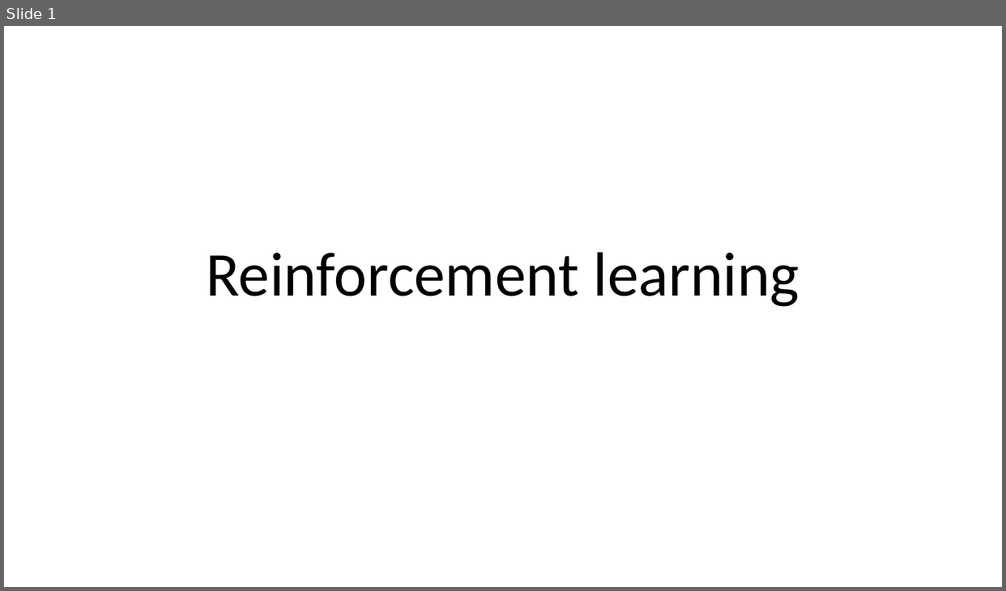
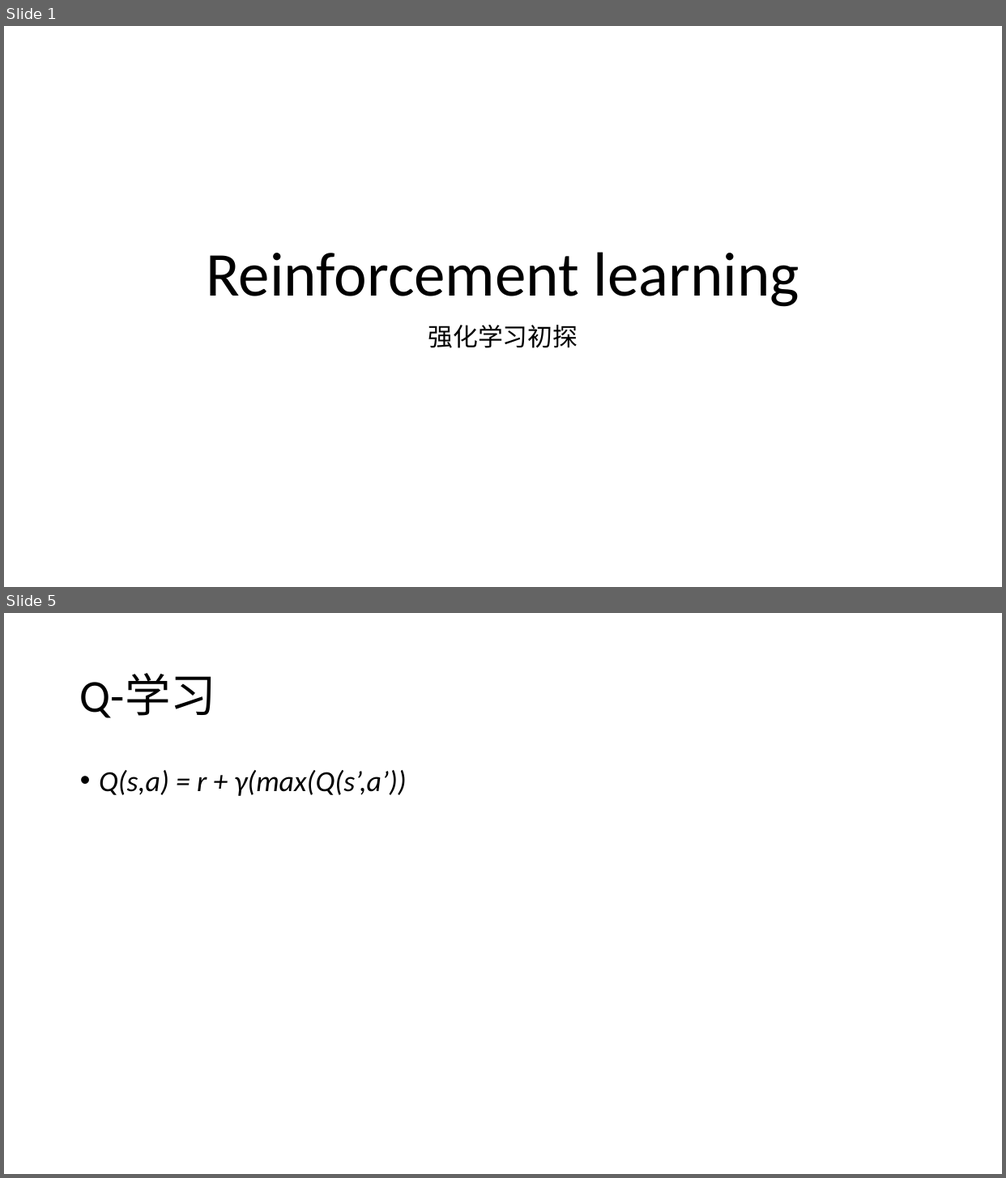
Before and after one commit to foamliu/Learning-DL, a slide deck: rl/RL.pptx. Shown one above the other, each under a label of ours: slide 1 before the commit, slides 1 and 5 after it; the slides between them are not shown. The pictures are 1006x591 and 1006x1178 pixels, drawn with LibreOffice and Linux fonts; fonts in the diff are those of the drawing. Boxes give left, top, right and bottom in pixels: in the first picture for what was removed or moved away, otherwise in the second. Text is boxed around its words. In the diff, an @@ line names an element or a change of style, - is before the commit and + after.

```diff
--- a/rl/RL.pptx
+++ b/rl/RL.pptx
@@ slide 5 added at box(4, 613, 1002, 1174), background #FFFFFF @@
@@ title added at box(80, 673, 216, 718), 44 pt, text #000000 @@
+Q-学习
@@ text added at box(99, 770, 406, 796), 28 pt, text #000000, italic @@
+• Q(s,a) = r + γ(max(Q(s’,a’))
@@ slide 1 changed as well @@
@@ subtitle added at box(428, 325, 578, 348), 24 pt, text #000000 @@
+强化学习初探
```
Also in this commit, not shown: 15 other slides added, 1 other file.
